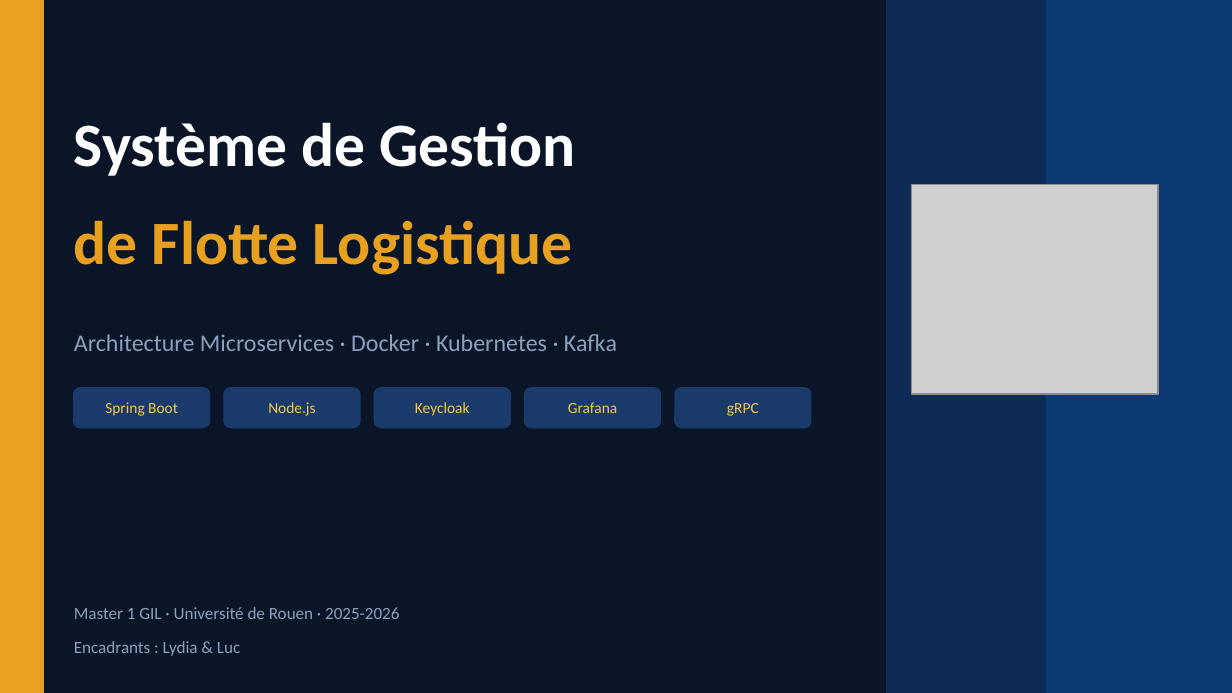
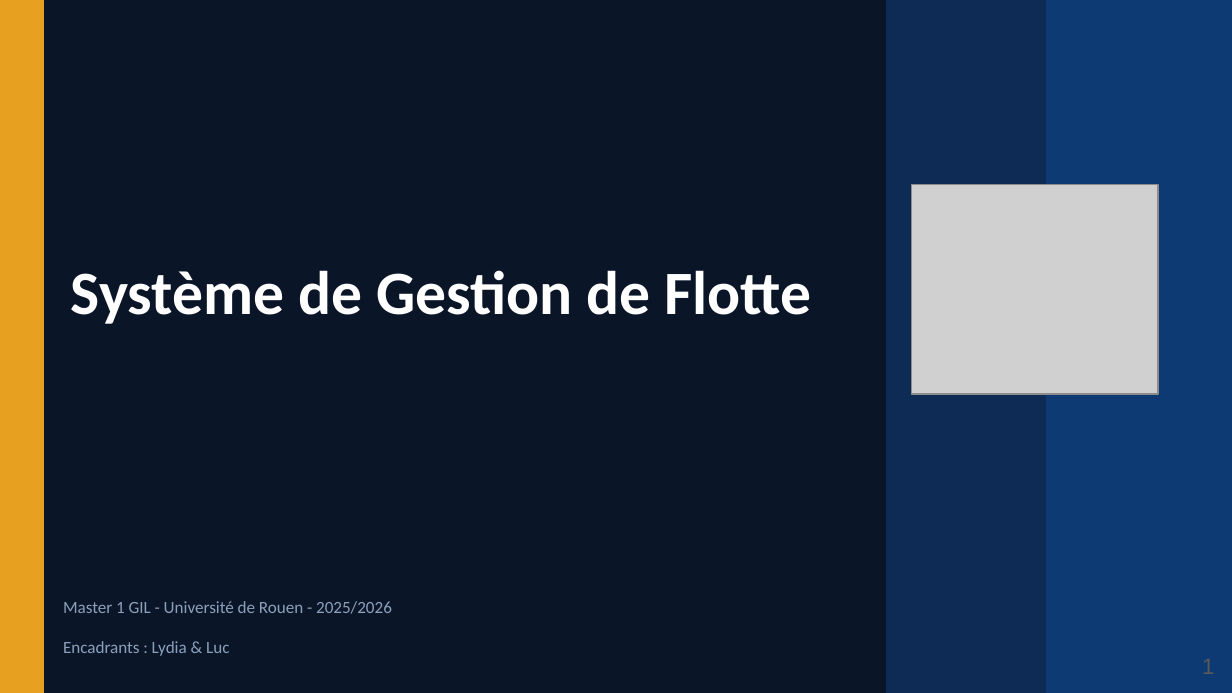
Before and after one commit to M1-ROUEN-GIL/archi-distrib-flotte-vehicules, a slide deck: slide 1 of docs/presentation/presentation.pptx. Drawn at 1232x693 pixels with LibreOffice and Linux fonts; fonts in the diff are those of the drawing; grey boxes stand for pictures. Boxes give left, top, right and bottom in pixels: in the first picture for what was removed or moved away, otherwise in the second. Text is boxed around its words. In the diff, an @@ line names an element or a change of style, - is before the commit and + after.

```diff
--- a/docs/presentation/presentation.pptx
+++ b/docs/presentation/presentation.pptx
@@ text removed at [74,220,572,275] @@
-de Flotte Logistique
@@ text at [71,270,811,324]: text changed @@
-Système de Gestion
+Système de Gestion de Flotte
@@ text removed at [74,334,617,351] @@
-Architecture Microservices · Docker · Kubernetes · Kafka
@@ rounded rectangle removed at [74,388,209,428] @@
@@ rounded rectangle removed at [224,388,360,428] @@
@@ rounded rectangle removed at [375,388,510,428] @@
@@ rounded rectangle removed at [525,388,660,428] @@
@@ rounded rectangle removed at [675,388,811,428] @@
@@ text removed at [105,402,178,416] @@
-Spring Boot
@@ text removed at [268,402,315,416] @@
-Node.js
@@ text removed at [415,402,470,416] @@
-Keycloak
@@ text removed at [568,402,617,413] @@
-Grafana
@@ text removed at [727,403,759,416] @@
-gRPC
@@ text "Encadrants : Lydia & Luc": place and size @@
-text "Encadrants : Lydia & Luc" at [74,641,240,656]
+text "Encadrants : Lydia & Luc" at [63,641,229,656]
@@ text at [63,601,392,614]: text changed @@
-Master 1 GIL · Université de Rouen · 2025-2026
+Master 1 GIL - Université de Rouen - 2025/2026
@@ page number added at [1202,659,1214,674], 13 pt, text #595959 @@
+1
```
Also in this commit, not shown: 4 other slides changed, 5 slides added, 6 slides removed, 3 other files.
